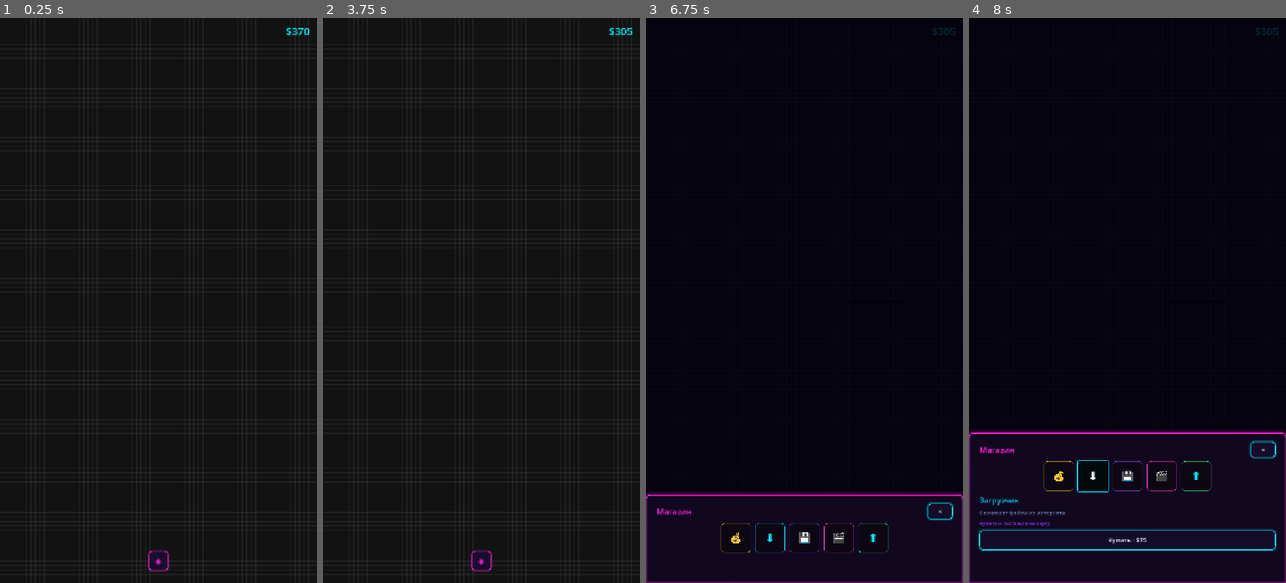
Above: before the commit, frames 1-4 (left to right).
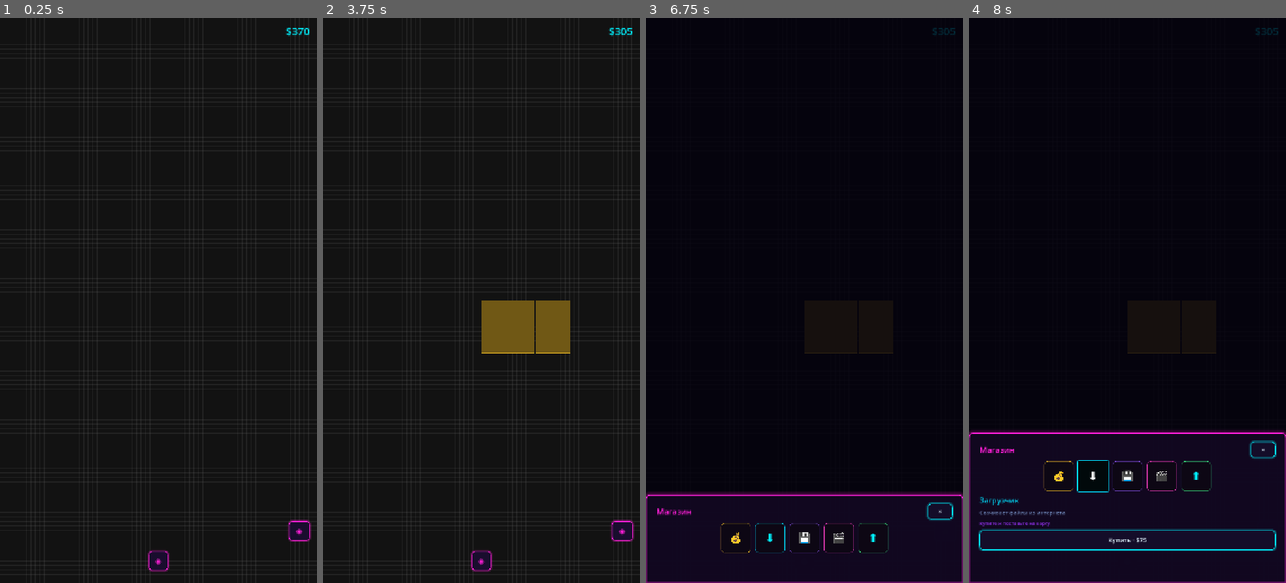
Above: after the commit, the same moments.

Repository: rkfsociety/UploadSimulator
Game: Godot game, scene res://scenes/main.tscn
Same seed, same stepped clock (60 frames per second), same inputs: the game is played once before the commit and once after it.
Inputs (mouse positions are in pixels of both pictures, inside the frame that each line leads up to):
- Up to frame 1 (0.25 s): no input
- Up to frame 2 (3.75 s): click "◈" at 0.5 s; click (617, 509) at 1.25 s, where only the run before the commit has a clickable "×"; click "◈" at 2 s; click "💰" at 2.75 s; click "Купить · $65" at 3.5 s
- Up to frame 3 (6.75 s): click (874, 283) at 4.25 s, where only the run after the commit has a clickable "↑ Ур.2 · $42"; click "↑ Ур.2 · $42" at 5 s; click "↑ Ур.2 · $42" at 5.75 s; click "◈" at 6.5 s
- Up to frame 4 (8 s): click "⬇" at 7.25 s

The runs differ from the first frame. In frame 1, 0.2% of the frame differs, in the area x 90-99%, y 88-93%; in frame 2, 2.8%, in the area x 50-99%, y 50-93%; in frame 3, less than 0.1%; in frame 4, less than 0.1%.

Commit message:
Игровые правки и обновление README.
Горизонтальные модули 6×4, центр карты, автопостановка после покупки,
исправление NeonFrame, кнопка ◎, README про передачу текстовых файлов.

Diff:
--- a/scenes/main.tscn
+++ b/scenes/main.tscn
@@ -123,6 +123,29 @@
 focus_mode = 0
 text = "◈"
 
+[node name="MapCenterHUD" type="MarginContainer" parent="UILayer"]
+layout_mode = 1
+anchors_preset = 3
+anchor_left = 1.0
+anchor_top = 1.0
+anchor_right = 1.0
+anchor_bottom = 1.0
+offset_left = -64.0
+offset_top = -64.0
+offset_right = -16.0
+offset_bottom = -96.0
+grow_horizontal = 0
+grow_vertical = 0
+mouse_filter = 2
+
+[node name="MapCenterButton" type="Button" parent="UILayer/MapCenterHUD"]
+unique_name_in_owner = true
+custom_minimum_size = Vector2(48, 48)
+layout_mode = 2
+focus_mode = 0
+tooltip_text = "В центр карты"
+text = "◎"
+
 [node name="ShopMenu" type="Control" parent="."]
 unique_name_in_owner = true
 visible = false
@@ -230,5 +253,6 @@
 text = "Поставить"
 
 [connection signal="pressed" from="UILayer/BottomHUD/ShopCenter/ShopIconButton" to="." method="_on_shop_pressed"]
+[connection signal="pressed" from="UILayer/MapCenterHUD/MapCenterButton" to="." method="_on_map_center_pressed"]
 [connection signal="gui_input" from="ShopMenu/Dim" to="ShopMenu" method="_on_dim_clicked"]
 [connection signal="pressed" from="ShopMenu/Panel/PanelMargin/PanelVBox/ShopHeader/CloseButton" to="ShopMenu" method="_on_close_pressed"]
--- a/scripts/field_map.gd
+++ b/scripts/field_map.gd
@@ -94,6 +94,11 @@
 	_center_on_world_pixel(GridDefs.world_center_pixel())
 
 
+func focus_map_center() -> void:
+	# Переместить камеру в центр карты (0, 0)
+	_center_on_world_pixel(GridDefs.world_center_pixel())
+
+
 func _center_on_world_pixel(world_px: Vector2) -> void:
 	_pan = size * 0.5 - world_px * _zoom
 	_clamp_pan()
@@ -324,6 +329,42 @@
 	_apply_camera()
 
 
+func get_view_center_cell() -> Vector2i:
+	# Клетка в центре текущего вида камеры
+	if size.x < 1.0 or size.y < 1.0:
+		return Vector2i.ZERO
+	return GridDefs.snap_cell_from_world(_screen_to_world(size * 0.5))
+
+
+func place_at_view_center(type_id: String) -> bool:
+	cancel_placement_mode()
+	var center := get_view_center_cell()
+	var anchor := GridDefs.block_anchor_for_center(center)
+	for cell in _cells_near(anchor, 10):
+		if not GridDefs.is_in_bounds(cell.x, cell.y):
+			continue
+		var uid := GameState.place_block(type_id, cell.x, cell.y)
+		if uid != "":
+			_spawn_block_node(uid)
+			return true
+	GameState.log_message.emit("Нет свободного места у центра карты.")
+	return false
+
+
+func _cells_near(origin: Vector2i, max_radius: int) -> Array[Vector2i]:
+	# Кольца вокруг origin: сначала центр, потом соседи
+	var cells: Array[Vector2i] = []
+	for r in range(max_radius + 1):
+		if r == 0:
+			cells.append(origin)
+			continue
+		for dx in range(-r, r + 1):
+			for dy in range(-r, r + 1):
+				if maxi(absi(dx), absi(dy)) == r:
+					cells.append(origin + Vector2i(dx, dy))
+	return cells
+
+
 func _try_place_at_screen(screen_pos: Vector2) -> void:
 	if _selected_type == "":
 		return
@@ -370,13 +411,13 @@
 		return
 	var cell := GridDefs.snap_cell_from_world(_screen_to_world(screen_pos))
 	_hover_cell = cell
-	if not GridDefs.is_in_bounds(cell.x, cell.y):
+	if not GridDefs.footprint_in_bounds(cell.x, cell.y):
 		_hide_placement_preview()
 		return
 	_place_preview.visible = true
 	_place_preview.position = GridDefs.cell_to_pixel(cell.x, cell.y)
-	_place_preview.size = Vector2(GridDefs.CELL_SIZE, GridDefs.CELL_SIZE)
-	var occupied := not GameState.get_block_at(cell.x, cell.y).is_empty()
+	_place_preview.size = GridDefs.block_pixel_size()
+	var occupied := not GameState.can_place_block(_selected_type, cell.x, cell.y)
 	var accent := BlockDefs.get_block_color(_selected_type)
 	if occupied:
 		_place_preview.color = Color(1.0, 0.2, 0.35, 0.22)
@@ -391,10 +432,8 @@
 
 
 func _block_position(gx: int, gy: int) -> Vector2:
-	# Модуль шире клетки — центрируем по горизонтали в ячейке
-	var cell_origin := GridDefs.cell_to_pixel(gx, gy)
-	var sz := PlacedBlock.pixel_size()
-	return cell_origin + Vector2((float(GridDefs.CELL_SIZE) - sz.x) * 0.5, 0.0)
+	# Якорь gx,gy — левый верхний угол модуля 4×6 клеток
+	return GridDefs.cell_to_pixel(gx, gy)
 
 
 func _on_field_changed() -> void:
@@ -439,10 +478,10 @@
 	block.custom_minimum_size = sz
 	block.size = sz
 	block.position = _block_position(gx, gy)
-	block.setup(uid, inst.get("type", ""))
 	block.upgrade_requested.connect(_on_upgrade_requested)
 	block.action_requested.connect(_on_block_action)
 	blocks_root.add_child(block)
+	block.setup(uid, inst.get("type", ""))
 	_block_nodes[uid] = block
 
 
--- a/scripts/game_state.gd
+++ b/scripts/game_state.gd
@@ -7,6 +7,7 @@
 signal wiring_changed
 signal field_changed
 signal placement_requested(type_id: String)
+signal block_purchased(type_id: String)
 
 enum Phase { IDLE, RECORDING, UPLOADING, PUBLISHED }
 
@@ -97,8 +98,8 @@
 	var cost: float = float(BlockDefs.TYPES[type_id]["shop_cost"])
 	money -= cost
 	block_stock[type_id] = int(block_stock.get(type_id, 0)) + 1
-	log_message.emit("Куплен «%s» — тапните карту." % BlockDefs.TYPES[type_id]["name"])
-	placement_requested.emit(type_id)
+	log_message.emit("Куплен «%s»." % BlockDefs.TYPES[type_id]["name"])
+	block_purchased.emit(type_id)
 	stats_changed.emit()
 	field_changed.emit()
 	return true
@@ -107,20 +108,30 @@
 func can_place_block(type_id: String, gx: int, gy: int) -> bool:
 	if int(block_stock.get(type_id, 0)) <= 0:
 		return false
-	if not GridDefs.is_in_bounds(gx, gy):
-		return false
-	return get_block_at(gx, gy).is_empty()
+	if not GridDefs.footprint_in_bounds(gx, gy):
+		return false
+	for cell in GridDefs.block_footprint_cells(gx, gy):
+		if not get_block_at(cell.x, cell.y).is_empty():
+			return false
+	return true
 
 
 func get_block_at(gx: int, gy: int) -> Dictionary:
 	for inst: Dictionary in placed_blocks:
-		if int(inst.get("gx", -1)) == gx and int(inst.get("gy", -1)) == gy:
+		var ax: int = int(inst.get("gx", -1))
+		var ay: int = int(inst.get("gy", -1))
+		if (
+			gx >= ax
+			and gx < ax + GridDefs.BLOCK_CELLS_W
+			and gy >= ay
+			and gy < ay + GridDefs.BLOCK_CELLS_H
+		):
 			return inst
 	return {}
 
 
 func place_block(type_id: String, gx: int, gy: int) -> String:
-	if not GridDefs.is_in_bounds(gx, gy):
+	if not GridDefs.footprint_in_bounds(gx, gy):
 		log_message.emit(
 			"За пределами карты (%d…%d)." % [-GridDefs.GRID_HALF, GridDefs.GRID_HALF - 1]
 		)
--- a/scripts/grid_defs.gd
+++ b/scripts/grid_defs.gd
@@ -5,6 +5,8 @@
 const CELL_SIZE := 80
 const GRID_CELLS := 100
 const GRID_HALF := GRID_CELLS / 2
+const BLOCK_CELLS_W := 6
+const BLOCK_CELLS_H := 4
 
 
 static func is_in_bounds(gx: int, gy: int) -> bool:
@@ -33,6 +35,31 @@
 	return pixel_to_cell(world_px)
 
 
+static func block_pixel_size() -> Vector2:
+	# Минимальный размер модуля на карте: 6×4 клеток (горизонтально)
+	return Vector2(BLOCK_CELLS_W * CELL_SIZE, BLOCK_CELLS_H * CELL_SIZE)
+
+
+static func block_footprint_cells(gx: int, gy: int) -> Array[Vector2i]:
+	var cells: Array[Vector2i] = []
+	for dx in range(BLOCK_CELLS_W):
+		for dy in range(BLOCK_CELLS_H):
+			cells.append(Vector2i(gx + dx, gy + dy))
+	return cells
+
+
+static func footprint_in_bounds(gx: int, gy: int) -> bool:
+	for cell in block_footprint_cells(gx, gy):
+		if not is_in_bounds(cell.x, cell.y):
+			return false
+	return true
+
+
+static func block_anchor_for_center(center: Vector2i) -> Vector2i:
+	# Якорь (левый верх) так, чтобы блок был по центру клетки center
+	return center - Vector2i(BLOCK_CELLS_W / 2, BLOCK_CELLS_H / 2)
+
+
 static func world_bounds_rect() -> Rect2:
 	var extent := GRID_HALF * CELL_SIZE
 	return Rect2(Vector2(-extent, -extent), Vector2(GRID_CELLS * CELL_SIZE, GRID_CELLS * CELL_SIZE))
--- a/scripts/main_ui.gd
+++ b/scripts/main_ui.gd
@@ -3,6 +3,7 @@
 
 @onready var money_label: Label = %MoneyLabel
 @onready var shop_icon_btn: Button = %ShopIconButton
+@onready var map_center_btn: Button = %MapCenterButton
 @onready var shop_menu: Control = %ShopMenu
 @onready var field_map: Control = %FieldMap
 
@@ -12,6 +13,7 @@
 	shop_menu.closed.connect(_refresh)
 	GameState.stats_changed.connect(_refresh)
 	GameState.placement_requested.connect(_on_placement_requested)
+	GameState.block_purchased.connect(_on_block_purchased)
 	field_map.placement_mode_changed.connect(_on_placement_mode_changed)
 	_refresh()
 
@@ -20,11 +22,19 @@
 	MinimalUI.apply_balance_label(money_label)
 	MinimalUI.apply_icon_button(shop_icon_btn)
 	shop_icon_btn.tooltip_text = "Магазин"
+	MinimalUI.apply_icon_button(map_center_btn)
+	map_center_btn.tooltip_text = "В центр карты"
 
 
 func _refresh() -> void:
 	money_label.text = "$%.0f" % GameState.money
 	shop_icon_btn.disabled = shop_menu.visible
+
+
+func _on_block_purchased(type_id: String) -> void:
+	shop_menu.close()
+	if field_map.has_method("place_at_view_center"):
+		field_map.place_at_view_center(type_id)
 
 
 func _on_placement_requested(type_id: String) -> void:
@@ -46,3 +56,8 @@
 		field_map.cancel_placement_mode()
 	shop_menu.open()
 	_refresh()
+
+
+func _on_map_center_pressed() -> void:
+	if field_map.has_method("focus_map_center"):
+		field_map.focus_map_center()
--- a/scripts/minimal_ui.gd
+++ b/scripts/minimal_ui.gd
@@ -171,7 +171,7 @@
 	btn.add_theme_color_override("font_hover_color", accent.lightened(0.2))
 	btn.add_theme_color_override("font_pressed_color", Color.WHITE)
 	btn.add_theme_color_override("font_disabled_color", TEXT_DIM)
-	btn.add_theme_font_size_override("font_size", 10)
+	btn.add_theme_font_size_override("font_size", 12)
 
 
 static func apply_shop_icon_button(btn: Button) -> void:
--- a/scripts/neon_frame.gd
+++ b/scripts/neon_frame.gd
@@ -1,6 +1,6 @@
-extends PanelContainer
+extends Control
 class_name NeonFrame
-## Векторная неоновая рамка: отрисовка под дочерними элементами.
+## Векторная неоновая рамка; Control — чтобы внутри было несколько дочерних узлов.
 
 var accent: Color = Color(0.0, 0.88, 1.0, 1.0)
 
@@ -10,18 +10,21 @@
 func _ready() -> void:
 	mouse_filter = Control.MOUSE_FILTER_IGNORE
 	clip_contents = true
-	var bg := StyleBoxFlat.new()
-	bg.bg_color = Color(0.0, 0.0, 0.0, 0.9)
-	bg.set_border_width_all(0)
-	bg.set_content_margin_all(4)
-	add_theme_stylebox_override("panel", bg)
+	child_entered_tree.connect(_on_child_entered_tree)
 	_setup_border_layer()
+	_pin_border_back()
 
 
 func set_accent(color: Color) -> void:
 	accent = color
+	queue_redraw()
 	if _border_draw != null:
 		_border_draw.queue_redraw()
+
+
+func _on_child_entered_tree(child: Node) -> void:
+	if child != _border_draw:
+		_pin_border_back()
 
 
 func _setup_border_layer() -> void:
@@ -30,17 +33,34 @@
 	_border_draw = Control.new()
 	_border_draw.name = "BorderDraw"
 	_border_draw.mouse_filter = Control.MOUSE_FILTER_IGNORE
-	_border_draw.z_index = -1
 	_border_draw.set_anchors_and_offsets_preset(Control.PRESET_FULL_RECT)
 	add_child(_border_draw)
-	move_child(_border_draw, 0)
 	_border_draw.draw.connect(_draw_border)
+	_pin_border_back()
+
+
+func _pin_border_back() -> void:
+	if _border_draw != null and is_instance_valid(_border_draw) and _border_draw.get_parent() == self:
+		move_child(_border_draw, 0)
 
 
 func _notification(what: int) -> void:
 	if what == NOTIFICATION_TRANSFORM_CHANGED or what == NOTIFICATION_RESIZED:
+		queue_redraw()
 		if _border_draw != null:
 			_border_draw.queue_redraw()
+
+
+func _draw() -> void:
+	# Фон панели модуля (не сплошной чёрный квадрат)
+	var rect := Rect2(Vector2.ZERO, size)
+	if rect.size.x < 2.0 or rect.size.y < 2.0:
+		return
+	draw_rect(rect, Color(0.04, 0.04, 0.07, 0.94))
+	draw_rect(
+		rect,
+		Color(accent.r * 0.12, accent.g * 0.12, accent.b * 0.12, 0.55)
+	)
 
 
 func _viewport_scale() -> float:
--- a/scripts/placed_block.gd
+++ b/scripts/placed_block.gd
@@ -1,14 +1,13 @@
 extends Control
 class_name PlacedBlock
-## Модуль: широкая прямоугольная рамка (текст) + рамка улучшения снизу.
+## Модуль: горизонтальная панель (текст) + полоса улучшения справа.
 
 signal upgrade_requested(block: PlacedBlock)
 signal action_requested(block: PlacedBlock)
 
-const BLOCK_W := 132.0
-const MAIN_H := 58.0
-const UPGRADE_H := 26.0
 const BLOCK_GAP := 2.0
+const MAIN_CELLS_W := GridDefs.BLOCK_CELLS_W - 1
+const UPGRADE_CELLS_W := 1
 
 var instance_uid: String = ""
 var block_type: String = ""
@@ -26,7 +25,21 @@
 
 
 static func pixel_size() -> Vector2:
-	return Vector2(BLOCK_W, MAIN_H + BLOCK_GAP + UPGRADE_H)
+	return GridDefs.block_pixel_size()
+
+
+static func _main_panel_size() -> Vector2:
+	return Vector2(
+		float(MAIN_CELLS_W * GridDefs.CELL_SIZE),
+		float(GridDefs.BLOCK_CELLS_H * GridDefs.CELL_SIZE)
+	)
+
+
+static func _upgrade_panel_size() -> Vector2:
+	return Vector2(
+		float(UPGRADE_CELLS_W * GridDefs.CELL_SIZE),
+		float(GridDefs.BLOCK_CELLS_H * GridDefs.CELL_SIZE)
+	)
 
 
 func setup(uid: String, type_id: String) -> void:
@@ -44,49 +57,53 @@
 	size = sz
 	clip_contents = false
 	mouse_filter = Control.MOUSE_FILTER_IGNORE
-	var root_v := VBoxContainer.new()
-	root_v.add_theme_constant_override("separation", BLOCK_GAP)
-	root_v.set_anchors_and_offsets_preset(Control.PRESET_FULL_RECT)
-	add_child(root_v)
+	var root_h := HBoxContainer.new()
+	root_h.add_theme_constant_override("separation", BLOCK_GAP)
+	root_h.set_anchors_and_offsets_preset(Control.PRESET_FULL_RECT)
+	root_h.size_flags_horizontal = Control.SIZE_EXPAND_FILL
+	root_h.size_flags_vertical = Control.SIZE_EXPAND_FILL
+	add_child(root_h)
 	_main_panel = NeonFrame.new()
-	_main_panel.custom_minimum_size = Vector2(BLOCK_W, MAIN_H)
+	_main_panel.custom_minimum_size = _main_panel_size()
+	_main_panel.size_flags_horizontal = Control.SIZE_EXPAND_FILL
+	_main_panel.size_flags_vertical = Control.SIZE_EXPAND_FILL
 	_main_panel.set_accent(BlockDefs.get_block_color(block_type))
-	root_v.add_child(_main_panel)
+	root_h.add_child(_main_panel)
 	var main_margin := MarginContainer.new()
-	main_margin.add_theme_constant_override("margin_left", 6)
-	main_margin.add_theme_constant_override("margin_top", 4)
-	main_margin.add_theme_constant_override("margin_right", 6)
-	main_margin.add_theme_constant_override("margin_bottom", 4)
+	main_margin.add_theme_constant_override("margin_left", 10)
+	main_margin.add_theme_constant_override("margin_top", 8)
+	main_margin.add_theme_constant_override("margin_right", 10)
+	main_margin.add_theme_constant_override("margin_bottom", 8)
 	_main_panel.add_child(main_margin)
 	var main_v := VBoxContainer.new()
 	main_v.add_theme_constant_override("separation", 1)
 	main_margin.add_child(main_v)
 	_title_label = Label.new()
 	_title_label.horizontal_alignment = HORIZONTAL_ALIGNMENT_CENTER
-	_title_label.add_theme_font_size_override("font_size", 11)
+	_title_label.add_theme_font_size_override("font_size", 14)
 	_title_label.clip_text = false
 	main_v.add_child(_title_label)
 	_metric_label = Label.new()
 	_metric_label.horizontal_alignment = HORIZONTAL_ALIGNMENT_CENTER
-	_metric_label.add_theme_font_size_override("font_size", 10)
+	_metric_label.add_theme_font_size_override("font_size", 12)
 	_metric_label.add_theme_color_override("font_color", MinimalUI.TEXT)
 	_metric_label.clip_text = false
 	main_v.add_child(_metric_label)
 	_state_label = Label.new()
 	_state_label.horizontal_alignment = HORIZONTAL_ALIGNMENT_CENTER
-	_state_label.add_theme_font_size_override("font_size", 9)
+	_state_label.add_theme_font_size_override("font_size", 11)
 	_state_label.add_theme_color_override("font_color", MinimalUI.TEXT_DIM)
 	_state_label.clip_text = false
 	main_v.add_child(_state_label)
 	_progress_bar = ProgressBar.new()
-	_progress_bar.custom_minimum_size = Vector2(0, 4)
+	_progress_bar.custom_minimum_size = Vector2(0, 6)
 	_progress_bar.max_value = 100.0
 	_progress_bar.show_percentage = false
 	_progress_bar.visible = false
 	main_v.add_child(_progress_bar)
 	_action_btn = Button.new()
-	_action_btn.custom_minimum_size = Vector2(0, 16)
-	_action_btn.add_theme_font_size_override("font_size", 9)
+	_action_btn.custom_minimum_size = Vector2(0, 28)
+	_action_btn.add_theme_font_size_override("font_size", 11)
 	_action_btn.visible = false
 	_action_btn.pressed.connect(func(): action_requested.emit(self))
 	main_v.add_child(_action_btn)
@@ -104,12 +121,16 @@
 	_right_ports.add_theme_constant_override("separation", 2)
 	ports_row.add_child(_right_ports)
 	_upgrade_panel = NeonFrame.new()
-	_upgrade_panel.custom_minimum_size = Vector2(BLOCK_W, UPGRADE_H)
+	_upgrade_panel.custom_minimum_size = _upgrade_panel_size()
+	_upgrade_panel.size_flags_horizontal = Control.SIZE_SHRINK_END
+	_upgrade_panel.size_flags_vertical = Control.SIZE_EXPAND_FILL
 	_upgrade_panel.set_accent(BlockDefs.get_block_color(block_type))
-	root_v.add_child(_upgrade_panel)
+	root_h.add_child(_upgrade_panel)
 	_upgrade_btn = Button.new()
 	_upgrade_btn.set_anchors_and_offsets_preset(Control.PRESET_FULL_RECT)
 	_upgrade_btn.flat = true
+	_upgrade_btn.autowrap_mode = TextServer.AUTOWRAP_WORD_SMART
+	_upgrade_btn.text_overrun_behavior = TextServer.OVERRUN_TRIM_ELLIPSIS
 	_upgrade_btn.pressed.connect(func(): upgrade_requested.emit(self))
 	_upgrade_panel.add_child(_upgrade_btn)
 
@@ -166,7 +187,7 @@
 		_action_btn.text = disp.get("action_text", "—")
 		_action_btn.disabled = not disp.get("action_enabled", false)
 		MinimalUI.apply_action_button(_action_btn)
-		_action_btn.add_theme_font_size_override("font_size", 9)
+		_action_btn.add_theme_font_size_override("font_size", 11)
 	var prog: float = float(disp.get("progress", -1.0))
 	if prog >= 0.0:
 		_progress_bar.visible = true
Not shown, changed: README.md
